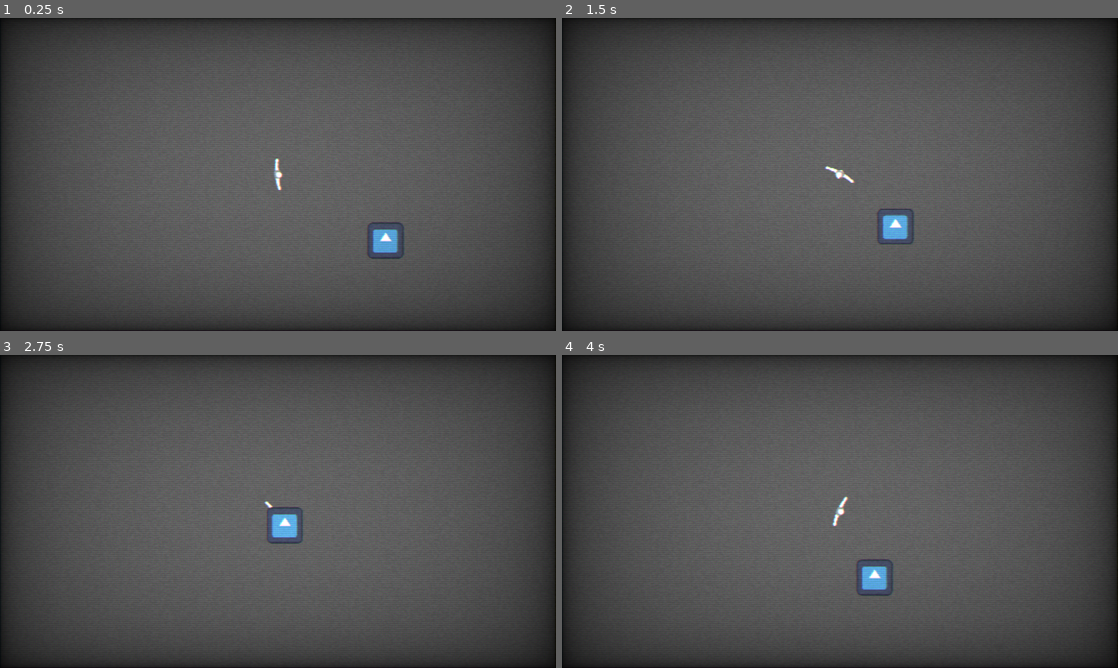
Above: before the commit, frames 1-4 (two rows, left to right).
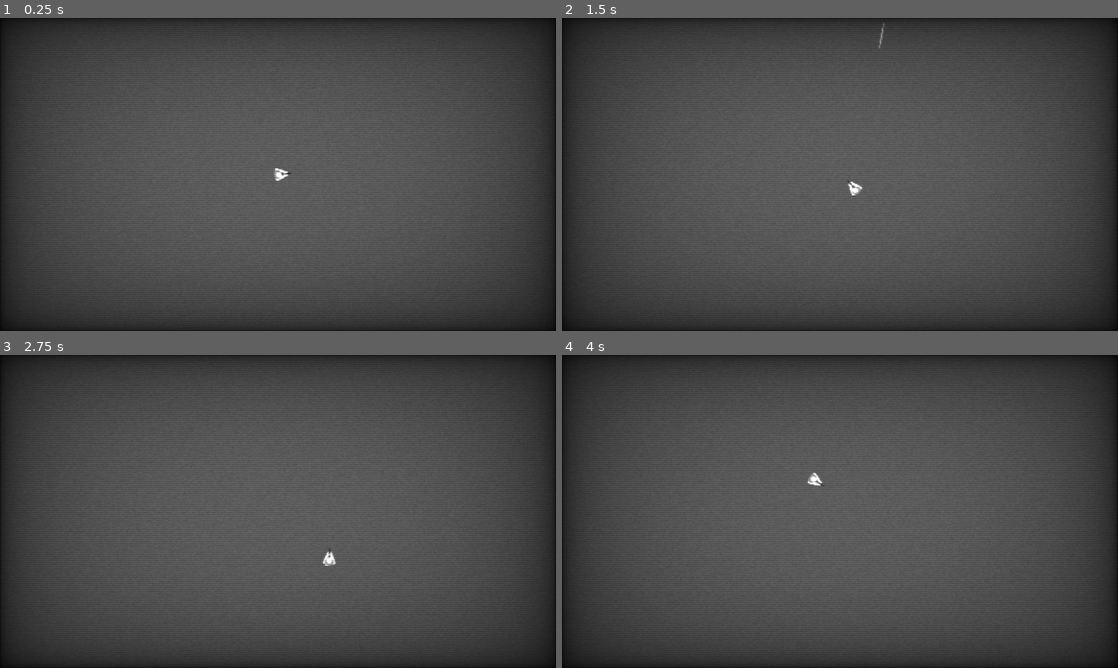
Above: after the commit, the same moments.

Repository: GakkunMoon/post-apoc-game
Game: Godot game, scene res://scenes/gameplay.tscn
The game is run twice, just before and just after one commit, with the same random seed, the same clock (stepped at 60 frames per second) and the same inputs. The engine's default icon, where the game draws it, is replaced by a stand-in: a white triangle on a blue panel in a dark square.
Inputs (mouse positions are in pixels of both pictures, inside the frame that each line leads up to):
- Up to frame 1 (0.25 s): no input
- Up to frame 2 (1.5 s): move the mouse to (962, 158) at 0.52 s; hold D (right) 0.53-1.28 s; click (962, 158) at 0.6 s; move the mouse to (728, 190) at 1.27 s; hold S (down) from 1.28 s (still down); click (728, 190) at 1.35 s
- Up to frame 3 (2.75 s): move the mouse to (333, 442) at 2.02 s; release S (down) at 2.03 s; hold D (right) from 2.03 s (still down); click (333, 442) at 2.1 s
- Up to frame 4 (4 s): move the mouse to (812, 574) at 2.77 s; release D (right) at 2.78 s; hold W (up) 2.78-3.53 s; click (812, 574) at 2.85 s; move the mouse to (1006, 558) at 3.52 s; hold A (left) from 3.53 s (still down); click (1006, 558) at 3.6 s

The runs differ from the first frame. In frame 1, 0.6% of the frame differs, in the area x 49-73%, y 44-77%; in frame 2, 0.7%, in the area x 47-64%, y 1-73%; in frame 3, 0.6%; in frame 4, 0.7%.

Commit message:
Configured rifle and pistol placeholders

Diff:
--- /dev/null
+++ b/actividad.gd
@@ -0,0 +1,18 @@
+@tool
+extends EditorScript
+
+
+# Called when the script is executed (using File -> Run in Script Editor).
+func _run() -> void:
+	print(actividad_1_2d(Vector2(3, 5), Vector2(1, 3)))
+
+func actividad_1_2d(v1: Vector2, v2: Vector2) -> Vector2:
+	var punto_medio: Vector2 = (v1 + v2) / 2
+	return punto_medio
+
+func actividad_1_3d(v1: Vector3, v2: Vector3) -> Vector3:
+	var punto_medio: Vector3 = (v1 + v2) / 2
+	return punto_medio
+
+func actividad_2() -> void:
+	pass
--- a/project.godot
+++ b/project.godot
@@ -43,3 +43,13 @@
 "events": [Object(InputEventKey,"resource_local_to_scene":false,"resource_name":"","device":-1,"window_id":0,"alt_press …(192 unchanged characters)…
 ]
 }
+reload={
+"deadzone": 0.2,
+"events": [Object(InputEventKey,"resource_local_to_scene":false,"resource_name":"","device":-1,"window_id":0,"alt_pressed":false,"shift_pressed":false,"ctrl_pressed":false,"meta_pressed":false,"pressed":false,"keycode":0,"physical_keycode":82,"key_label":0,"unicode":114,"location":0,"echo":false,"script":null)
+]
+}
+shoot={
+"deadzone": 0.2,
+"events": [Object(InputEventMouseButton,"resource_local_to_scene":false,"resource_name":"","device":-1,"window_id":0,"alt_pressed":false,"shift_pressed":false,"ctrl_pressed":false,"meta_pressed":false,"button_mask":0,"position":Vector2(0, 0),"global_position":Vector2(0, 0),"factor":1.0,"button_index":1,"canceled":false,"pressed":false,"double_click":false,"script":null)
+]
+}
--- /dev/null
+++ b/scenes/characters/models/human/human_model.gd
@@ -0,0 +1,35 @@
+extends Node2D
+class_name HumanModel
+
+@onready var head: Node2D = $Head
+@onready var torso: Node2D = $Torso
+@onready var feet: Node2D = $Feet
+@onready var arms_anim: AnimationPlayer = $Torso/IKTargets/AnimationPlayer
+@onready var feet_anim: AnimationPlayer = $Feet/AnimationPlayer
+@onready var flash: PointLight2D = $Torso/IKTargets/Flash
+
+var bullet: PackedScene = preload("res://scenes/elements/bullet/bullet.tscn")
+
+var r: bool = false
+
+func _input(event: InputEvent) -> void:
+	if Input.is_action_just_pressed("reload"):
+		r = not r
+		if r:
+			arms_anim.play("rifle")
+		else:
+			arms_anim.play("pistol")
+
+func fire_gun() -> void:
+	flash.enabled = true
+	var t: Timer = flash.get_child(0)
+	t.start()
+
+	var b: Bullet = bullet.instantiate()
+	b.global_position = flash.global_position
+	b.dir = Vector2.UP.rotated(torso.rotation)
+	b.rotation = torso.rotation
+	get_tree().root.add_child(b)
+
+	await t.timeout
+	flash.enabled = false
--- a/scenes/characters/models/human/human_model.tscn
+++ b/scenes/characters/models/human/human_model.tscn
@@ -1,5 +1,6 @@
-[gd_scene load_steps=14 format=3 uid="uid://dyx8yselug77b"]
-
+[gd_scene load_steps=21 format=3 uid="uid://dyx8yselug77b"]
+
+[ext_resource type="Script" uid="uid://d3jtg2tq5wp25" path="res://scenes/characters/models/human/human_model.gd" id="1_bsc6w"]
 [ext_resource type="Texture2D" uid="uid://cqquaumjxi5lp" path="res://assets/sprites/characters/human/foot.svg" id="1_qtr4q"]
 [ext_resource type="Texture2D" uid="uid://dhmr82afoc874" path="res://assets/sprites/characters/human/arm.svg" id="2_8jm5h"]
 [ext_resource type="Texture2D" uid="uid://dl8dpasb31in8" path="res://assets/sprites/characters/human/torso.svg" id="2_aawpy"]
@@ -106,7 +107,7 @@
 joint_data/0/bone2d_node = NodePath("Torso/ArmR")
 joint_data/0/rotate_from_joint = false
 joint_data/0/enable_constraint = true
-joint_data/0/constraint_angle_min = 224.99998
+joint_data/0/constraint_angle_min = 224.99995
 joint_data/0/constraint_angle_max = 360.0
 joint_data/0/constraint_angle_invert = false
 joint_data/0/constraint_in_localspace = true
@@ -115,8 +116,8 @@
 joint_data/1/bone2d_node = NodePath("Torso/ArmR/ForearmR")
 joint_data/1/rotate_from_joint = false
 joint_data/1/enable_constraint = true
-joint_data/1/constraint_angle_min = 224.99998
-joint_data/1/constraint_angle_max = 349.99997
+joint_data/1/constraint_angle_min = 224.99995
+joint_data/1/constraint_angle_max = 349.9999
 joint_data/1/constraint_angle_invert = false
 joint_data/1/constraint_in_localspace = true
 joint_data/1/editor_draw_gizmo = true
@@ -139,7 +140,7 @@
 joint_data/0/rotate_from_joint = false
 joint_data/0/enable_constraint = true
 joint_data/0/constraint_angle_min = 180.0
-joint_data/0/constraint_angle_max = 314.99997
+joint_data/0/constraint_angle_max = 314.9999
 joint_data/0/constraint_angle_invert = false
 joint_data/0/constraint_in_localspace = true
 joint_data/0/editor_draw_gizmo = true
@@ -147,7 +148,7 @@
 joint_data/1/bone2d_node = NodePath("Torso/ArmL/ForearmL")
 joint_data/1/rotate_from_joint = false
 joint_data/1/enable_constraint = true
-joint_data/1/constraint_angle_min = 9.999999
+joint_data/1/constraint_angle_min = 9.999997
 joint_data/1/constraint_angle_max = 135.0
 joint_data/1/constraint_angle_invert = false
 joint_data/1/constraint_in_localspace = true
@@ -168,7 +169,179 @@
 modifications/0 = SubResource("SkeletonModification2DCCDIK_2gacj")
 modifications/1 = SubResource("SkeletonModification2DCCDIK_bsc6w")
 
+[sub_resource type="Animation" id="Animation_bsc6w"]
+resource_name = "pistol"
+length = 0.001
+tracks/0/type = "value"
+tracks/0/imported = false
+tracks/0/enabled = true
+tracks/0/path = NodePath("Torso/IKTargets/Right:position")
+tracks/0/interp = 1
+tracks/0/loop_wrap = true
+tracks/0/keys = {
+"times": PackedFloat32Array(0),
+"transitions": PackedFloat32Array(1),
+"update": 0,
+"values": [Vector2(0, -41)]
+}
+tracks/1/type = "value"
+tracks/1/imported = false
+tracks/1/enabled = true
+tracks/1/path = NodePath("Torso/IKTargets/Left:position")
+tracks/1/interp = 1
+tracks/1/loop_wrap = true
+tracks/1/keys = {
+"times": PackedFloat32Array(0),
+"transitions": PackedFloat32Array(1),
+"update": 0,
+"values": [Vector2(0, -41)]
+}
+tracks/2/type = "value"
+tracks/2/imported = false
+tracks/2/enabled = true
+tracks/2/path = NodePath("Torso/IKTargets/Pistol:visible")
+tracks/2/interp = 1
+tracks/2/loop_wrap = true
+tracks/2/keys = {
+"times": PackedFloat32Array(0),
+"transitions": PackedFloat32Array(1),
+"update": 1,
+"values": [true]
+}
+tracks/3/type = "value"
+tracks/3/imported = false
+tracks/3/enabled = true
+tracks/3/path = NodePath("Torso/IKTargets/Rifle:visible")
+tracks/3/interp = 1
+tracks/3/loop_wrap = true
+tracks/3/keys = {
+"times": PackedFloat32Array(0),
+"transitions": PackedFloat32Array(1),
+"update": 1,
+"values": [false]
+}
+
+[sub_resource type="Animation" id="Animation_8s0i2"]
+length = 0.001
+tracks/0/type = "value"
+tracks/0/imported = false
+tracks/0/enabled = true
+tracks/0/path = NodePath("Torso/IKTargets/Right:position")
+tracks/0/interp = 1
+tracks/0/loop_wrap = true
+tracks/0/keys = {
+"times": PackedFloat32Array(0),
+"transitions": PackedFloat32Array(1),
+"update": 0,
+"values": [Vector2(100, 0)]
+}
+tracks/1/type = "value"
+tracks/1/imported = false
+tracks/1/enabled = true
+tracks/1/path = NodePath("Torso/IKTargets/Left:position")
+tracks/1/interp = 1
+tracks/1/loop_wrap = true
+tracks/1/keys = {
+"times": PackedFloat32Array(0),
+"transitions": PackedFloat32Array(1),
+"update": 0,
+"values": [Vector2(-100, 0)]
+}
+tracks/2/type = "value"
+tracks/2/imported = false
+tracks/2/enabled = true
+tracks/2/path = NodePath("Torso/IKTargets/Pistol:visible")
+tracks/2/interp = 1
+tracks/2/loop_wrap = true
+tracks/2/keys = {
+"times": PackedFloat32Array(0),
+"transitions": PackedFloat32Array(1),
+"update": 1,
+"values": [false]
+}
+tracks/3/type = "value"
+tracks/3/imported = false
+tracks/3/enabled = true
+tracks/3/path = NodePath("Torso/IKTargets/Rifle:visible")
+tracks/3/interp = 1
+tracks/3/loop_wrap = true
+tracks/3/keys = {
+"times": PackedFloat32Array(0),
+"transitions": PackedFloat32Array(1),
+"update": 1,
+"values": [false]
+}
+
+[sub_resource type="Animation" id="Animation_2fd5s"]
+resource_name = "rifle"
+length = 0.001
+tracks/0/type = "value"
+tracks/0/imported = false
+tracks/0/enabled = true
+tracks/0/path = NodePath("Torso/IKTargets/Left:position")
+tracks/0/interp = 1
+tracks/0/loop_wrap = true
+tracks/0/keys = {
+"times": PackedFloat32Array(0),
+"transitions": PackedFloat32Array(1),
+"update": 0,
+"values": [Vector2(5, -48)]
+}
+tracks/1/type = "value"
+tracks/1/imported = false
+tracks/1/enabled = true
+tracks/1/path = NodePath("Torso/IKTargets/Right:position")
+tracks/1/interp = 1
+tracks/1/loop_wrap = true
+tracks/1/keys = {
+"times": PackedFloat32Array(0),
+"transitions": PackedFloat32Array(1),
+"update": 0,
+"values": [Vector2(2, -19)]
+}
+tracks/2/type = "value"
+tracks/2/imported = false
+tracks/2/enabled = true
+tracks/2/path = NodePath("Torso/IKTargets/Pistol:visible")
+tracks/2/interp = 1
+tracks/2/loop_wrap = true
+tracks/2/keys = {
+"times": PackedFloat32Array(0),
+"transitions": PackedFloat32Array(1),
+"update": 1,
+"values": [false]
+}
+tracks/3/type = "value"
+tracks/3/imported = false
+tracks/3/enabled = true
+tracks/3/path = NodePath("Torso/IKTargets/Rifle:visible")
+tracks/3/interp = 1
+tracks/3/loop_wrap = true
+tracks/3/keys = {
+"times": PackedFloat32Array(0),
+"transitions": PackedFloat32Array(1),
+"update": 1,
+"values": [true]
+}
+
+[sub_resource type="AnimationLibrary" id="AnimationLibrary_8s0i2"]
+_data = {
+&"RESET": SubResource("Animation_8s0i2"),
+&"pistol": SubResource("Animation_bsc6w"),
+&"rifle": SubResource("Animation_2fd5s")
+}
+
+[sub_resource type="Gradient" id="Gradient_t61fv"]
+offsets = PackedFloat32Array(0.32225913, 0.68438536)
+colors = PackedColorArray(1, 1, 1, 1, 1, 1, 1, 0)
+
+[sub_resource type="GradientTexture2D" id="GradientTexture2D_bsc6w"]
+gradient = SubResource("Gradient_t61fv")
+fill = 1
+fill_from = Vector2(0.5, 0.5)
+
 [node name="HumanModel" type="Node2D"]
+script = ExtResource("1_bsc6w")
 
 [node name="Feet" type="Node2D" parent="."]
 
@@ -194,36 +367,36 @@
 
 [node name="ArmR" type="Sprite2D" parent="Torso/Arms"]
 position = Vector2(16, 2)
-rotation = 1.5707965
-scale = Vector2(0.99998266, 0.99998266)
+rotation = -0.23549938
+scale = Vector2(0.9999829, 0.9999829)
 texture = ExtResource("2_8jm5h")
 
 [node name="Forearm" type="Sprite2D" parent="Torso/Arms/ArmR"]
-position = Vector2(1.4305115e-06, -11.000027)
-rotation = -0.17453317
-scale = Vector2(1.0000058, 1.0000058)
+position = Vector2(1.9073486e-06, -13.000005)
+rotation = -0.17453414
+scale = Vector2(1.0000061, 1.0000061)
 texture = ExtResource("3_2gacj")
 
 [node name="Hand" type="Sprite2D" parent="Torso/Arms/ArmR/Forearm"]
-position = Vector2(6.67572e-06, -19.000011)
-scale = Vector2(1.000011, 1.000011)
+position = Vector2(-3.8146973e-06, -19.000002)
+scale = Vector2(1.0000118, 1.0000118)
 texture = ExtResource("4_2gacj")
 
 [node name="ArmL" type="Sprite2D" parent="Torso/Arms"]
 position = Vector2(-16, 2)
-rotation = -1.5707961
-scale = Vector2(0.9999765, 0.9999765)
+rotation = 0.2354995
+scale = Vector2(0.99997735, 0.99997735)
 texture = ExtResource("2_8jm5h")
 
 [node name="Forearm" type="Sprite2D" parent="Torso/Arms/ArmL"]
-position = Vector2(6.0796738e-05, -11.000113)
-rotation = 0.17453295
-scale = Vector2(1.0000079, 1.0000079)
+position = Vector2(5.722046e-06, -13.000011)
+rotation = 0.17453289
+scale = Vector2(1.0000095, 1.0000095)
 texture = ExtResource("3_2gacj")
 
 [node name="Hand" type="Sprite2D" parent="Torso/Arms/ArmL/Forearm"]
-position = Vector2(-3.862381e-05, -19.000187)
-scale = Vector2(1.0000051, 1.0000051)
+position = Vector2(3.8146973e-06, -19.000051)
+scale = Vector2(1.0000026, 1.0000026)
 texture = ExtResource("4_2gacj")
 
 [node name="Chest" type="Sprite2D" parent="Torso"]
@@ -245,9 +418,9 @@
 metadata/_local_pose_override_enabled_ = true
 
 [node name="ForearmR" type="Bone2D" parent="Torso/Skeleton2D/Torso/ArmR"]
-position = Vector2(11, 0)
-rotation = -0.17453316
-scale = Vector2(1.0000068, 1.0000068)
+position = Vector2(13, 0)
+rotation = -0.17453416
+scale = Vector2(1.0000061, 1.0000061)
 rest = Transform2D(1, 0, 0, 1, 14, 0)
 editor_settings/show_bone_gizmo = false
 metadata/_local_pose_override_enabled_ = true
@@ -289,9 +462,9 @@
 metadata/_local_pose_override_enabled_ = true
 
 [node name="ForearmL" type="Bone2D" parent="Torso/Skeleton2D/Torso/ArmL"]
-position = Vector2(11, 0)
-rotation = 0.7857804
-scale = Vector2(1.0000104, 1.0000104)
+position = Vector2(13, 0)
+rotation = 0.17453289
+scale = Vector2(1.0000095, 1.0000095)
 rest = Transform2D(1, 0, 0, 1, 14, 0)
 editor_settings/show_bone_gizmo = false
 metadata/_local_pose_override_enabled_ = true
@@ -330,5 +503,40 @@
 [node name="Left" type="Marker2D" parent="Torso/IKTargets"]
 position = Vector2(-100, 0)
 
+[node name="AnimationPlayer" type="AnimationPlayer" parent="Torso/IKTargets"]
+root_node = NodePath("../../..")
+libraries = {
+&"": SubResource("AnimationLibrary_8s0i2")
+}
+autoplay = "pistol"
+
+[node name="Pistol" type="Sprite2D" parent="Torso/IKTargets"]
+visible = false
+self_modulate = Color(0.15, 0.15, 0.15, 1)
+position = Vector2(0, -30)
+scale = Vector2(0.6, 1)
+texture = ExtResource("3_2gacj")
+
+[node name="Rifle" type="Sprite2D" parent="Torso/IKTargets"]
+visible = false
+self_modulate = Color(0.15, 0.15, 0.15, 1)
+position = Vector2(2.5, -17)
+rotation = -0.017453292
+scale = Vector2(0.6, 2.5)
+texture = ExtResource("3_2gacj")
+
+[node name="Flash" type="PointLight2D" parent="Torso/IKTargets"]
+z_index = 10
+z_as_relative = false
+position = Vector2(0, -65)
+enabled = false
+energy = 0.7
+texture = SubResource("GradientTexture2D_bsc6w")
+texture_scale = 1.5
+
+[node name="Timer" type="Timer" parent="Torso/IKTargets/Flash"]
+wait_time = 0.05
+one_shot = true
+
 [node name="Head" type="Sprite2D" parent="."]
 texture = ExtResource("3_8jm5h")
--- a/scenes/characters/player/player.gd
+++ b/scenes/characters/player/player.gd
@@ -9,12 +9,14 @@
 var target_direction: Vector2 = Vector2.ZERO
 var target_look_rotation: float
 
-@onready var head_model: Sprite2D = $HumanModel/Head
-@onready var torso_model: Node2D = $HumanModel/Torso
-@onready var feet_anim: AnimationPlayer = $HumanModel/Feet/AnimationPlayer
+@onready var human_model: HumanModel = $HumanModel
+@onready var camera: Camera2D = $Camera/Camera2D
 
 func _input(event: InputEvent) -> void:
 	target_direction = Input.get_vector("left", "right", "up", "down")
+
+	if Input.is_action_just_pressed("shoot"):
+		human_model.fire_gun()
 
 func _ready() -> void:
 	change_state("Idle")
@@ -25,34 +27,44 @@
 
 	var target_look_vector: Vector2 = (get_global_mouse_position() - global_position).normalized()
 	target_look_rotation = atan2(target_look_vector.y, target_look_vector.x)
-	head_model.rotation = lerp_angle(
-		head_model.rotation,
+	human_model.head.rotation = lerp_angle(
+		human_model.head.rotation,
 		target_look_rotation + deg_to_rad(90),
-		delta * 10)
-	torso_model.rotation = lerp_angle(
-		torso_model.rotation,
+		delta * 10
+	)
+	human_model.torso.rotation = lerp_angle(
+		human_model.torso.rotation,
 		target_look_rotation + deg_to_rad(90),
-		delta * 5)
+		delta * 5
+	)
 
 	if target_direction:
-		feet_anim.play("walk")
+		human_model.feet_anim.play("walk")
 		var target_move_rotation: float = atan2(target_direction.y, target_direction.x) + deg_to_rad(90)
-		$HumanModel/Feet.rotation = lerp_angle(
-			$HumanModel/Feet.rotation,
+		human_model.feet.rotation = lerp_angle(
+			human_model.feet.rotation,
 			target_move_rotation,
-			delta * 5)
+			delta * 5
+		)
 	else:
-		feet_anim.play("idle")
-		$HumanModel/Feet.rotation = lerp_angle(
-			$HumanModel/Feet.rotation,
+		human_model.feet_anim.play("idle")
+		human_model.feet.rotation = lerp_angle(
+			human_model.feet.rotation,
 			target_look_rotation + deg_to_rad(90),
-			delta * 3)
+			delta * 3
+		)
 
 func _physics_process(delta: float) -> void:
 	if current_state:
 		current_state.on_physics_process(delta)
 
 	velocity = target_direction * move_speed
+
+	var camera_pos: Vector2 = Vector2(
+		(get_global_mouse_position().x + global_position.x) / 2,
+		(get_global_mouse_position().y + global_position.y) / 2
+	)
+	camera.global_position = lerp(camera.global_position, camera_pos, delta)
 
 	move_and_slide()
 
--- a/scenes/characters/player/player.tscn
+++ b/scenes/characters/player/player.tscn
@@ -8,12 +8,10 @@
 
 [node name="Player" type="CharacterBody2D"]
 script = ExtResource("1_t61fv")
+move_speed = null
 
 [node name="CollisionShape2D" type="CollisionShape2D" parent="."]
 shape = SubResource("CircleShape2D_bcx1r")
-
-[node name="Camera2D" type="Camera2D" parent="."]
-zoom = Vector2(0.8, 0.8)
 
 [node name="HumanModel" parent="." instance=ExtResource("1_7uws0")]
 
@@ -22,3 +20,8 @@
 [node name="Idle" type="Node" parent="States"]
 
 [node name="Move" type="Node" parent="States"]
+
+[node name="Camera" type="Node" parent="."]
+
+[node name="Camera2D" type="Camera2D" parent="Camera"]
+zoom = Vector2(0.8, 0.8)
--- /dev/null
+++ b/scenes/elements/bullet/bullet.gd
@@ -0,0 +1,8 @@
+extends Sprite2D
+class_name Bullet
+
+var dir: Vector2 = Vector2.ZERO
+var speed: float = 3500
+
+func _process(delta: float) -> void:
+	global_position += dir * speed  * delta
--- /dev/null
+++ b/scenes/elements/bullet/bullet.tscn
@@ -0,0 +1,17 @@
+[gd_scene load_steps=4 format=3 uid="uid://du7tbig77cytu"]
+
+[ext_resource type="Script" uid="uid://c8iq7jn37uhu5" path="res://scenes/elements/bullet/bullet.gd" id="1_53por"]
+
+[sub_resource type="Gradient" id="Gradient_6cs8y"]
+offsets = PackedFloat32Array(0.49833888, 0.5415282)
+colors = PackedColorArray(1, 1, 1, 1, 1, 1, 1, 0)
+
+[sub_resource type="GradientTexture2D" id="GradientTexture2D_53por"]
+gradient = SubResource("Gradient_6cs8y")
+fill = 1
+fill_from = Vector2(0.5, 0.5)
+
+[node name="Bullet" type="Sprite2D"]
+scale = Vector2(0.08, 2)
+texture = SubResource("GradientTexture2D_53por")
+script = ExtResource("1_53por")
--- a/scenes/gameplay.tscn
+++ b/scenes/gameplay.tscn
@@ -10,11 +10,11 @@
 shader_parameter/warp_amount = 0.0
 shader_parameter/noise_amount = 0.050000002375
 shader_parameter/interference_amount = 0.2
-shader_parameter/grille_amount = 0.1
+shader_parameter/grille_amount = 0.0
 shader_parameter/grille_size = 1.0
 shader_parameter/vignette_amount = 0.6
 shader_parameter/vignette_intensity = 0.4
-shader_parameter/aberation_amount = 0.5
+shader_parameter/aberation_amount = 0.0
 shader_parameter/roll_line_amount = 0.0
 shader_parameter/roll_speed = 1.0
 shader_parameter/scan_line_strength = -8.0
@@ -32,13 +32,4 @@
 grow_horizontal = 2
 grow_vertical = 2
 
-[node name="Shadow" type="ColorRect" parent="CanvasLayer"]
-visible = false
-anchors_preset = 15
-anchor_right = 1.0
-anchor_bottom = 1.0
-grow_horizontal = 2
-grow_vertical = 2
-color = Color(0, 0, 0, 1)
-
 [node name="TestWorld" parent="." instance=ExtResource("1_7biu0")]
--- a/scenes/test_world.tscn
+++ b/scenes/test_world.tscn
@@ -1,12 +1,20 @@
-[gd_scene load_steps=3 format=3 uid="uid://u0x71cmoftvc"]
+[gd_scene load_steps=4 format=3 uid="uid://u0x71cmoftvc"]
 
 [ext_resource type="PackedScene" uid="uid://d1txjxaw5d63q" path="res://scenes/characters/player/player.tscn" id="1_kyfjp"]
-[ext_resource type="Texture2D" uid="uid://cv645vtiuqxhv" path="res://icon.svg" id="2_amxg5"]
+
+[sub_resource type="Gradient" id="Gradient_kyfjp"]
+offsets = PackedFloat32Array(1)
+colors = PackedColorArray(1, 1, 1, 1)
+
+[sub_resource type="GradientTexture2D" id="GradientTexture2D_amxg5"]
+gradient = SubResource("Gradient_kyfjp")
 
 [node name="TestWorld" type="Node2D"]
 
+[node name="Sprite2D" type="Sprite2D" parent="."]
+modulate = Color(0.3, 0.3, 0.3, 1)
+position = Vector2(0, 200)
+scale = Vector2(100, 100)
+texture = SubResource("GradientTexture2D_amxg5")
+
 [node name="Player" parent="." instance=ExtResource("1_kyfjp")]
-
-[node name="Sprite2D" type="Sprite2D" parent="."]
-position = Vector2(387, 238)
-texture = ExtResource("2_amxg5")
Not shown, added: actividad.gd.uid
Not shown, added: scenes/characters/models/human/human_model.gd.uid
Not shown, added: scenes/elements/bullet/bullet.gd.uid
